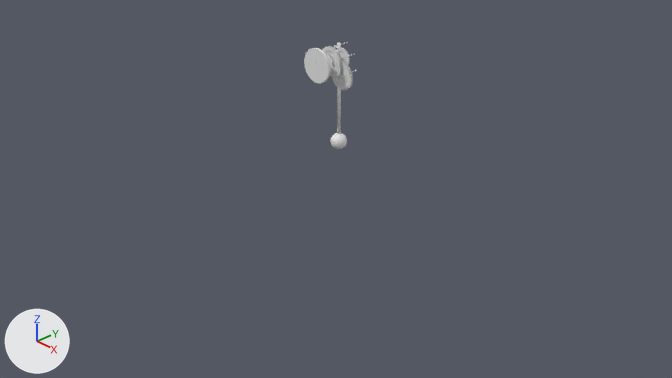
An edit to the Blender file blender/clock.blend, drawn before and after from the same camera.
One viewpoint serves both versions: the file's camera 'Camera'. Every picture has the same lights, and +X, +Y and +Z are marked at lower left.

Names of what the first picture shows: 'clock face', 'gearwheel_minutes_support'.
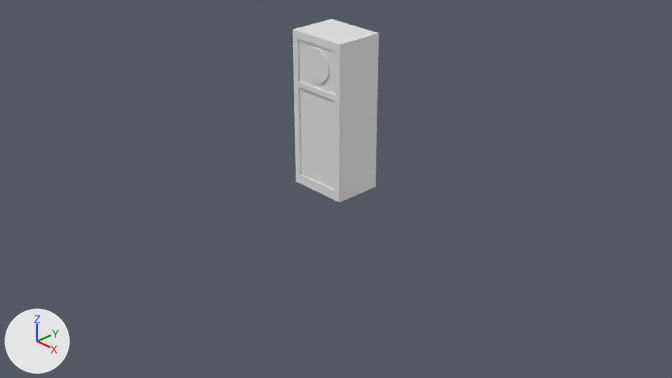
Where the change shows, as pixel boxes [x1, y1, x2, y2] in the pictures (672 x 378 px):
'box', shown: after [293, 19, 379, 202]
'gearwheel_minutes_support', recoloured: [331, 61, 353, 90] in both

Patch to the scene script:
```diff
--- a/blender/clock.blend.py
+++ b/blender/clock.blend.py
@@ img_copper_0003_c_jpg @@
+img_copper_0003_c_jpg = load_image('copper_0003_c.jpg', '../textures/copper_0003_c.jpg', 512, 512, 'sRGB')
@@ mat_material_002 @@
+mat_material_002 = principled_material('Material.002')
+mat_material_002.texture = img_copper_0003_c_jpg
@@ me_cylinder_008 @@
 me_cylinder_008.from_pydata(...)  # 2048 vertices, 1922 faces; spans x -0.11..0.11, y -0.11..0.11, z -0.01..0.01
+me_cylinder_008.materials.append(mat_material_002)  # picture img_copper_0003_c_jpg
@@ ob_box @@
 ob_box.scale = (1.27, 1.0, 1.0)
-ob_box.hide_set(True)
```
